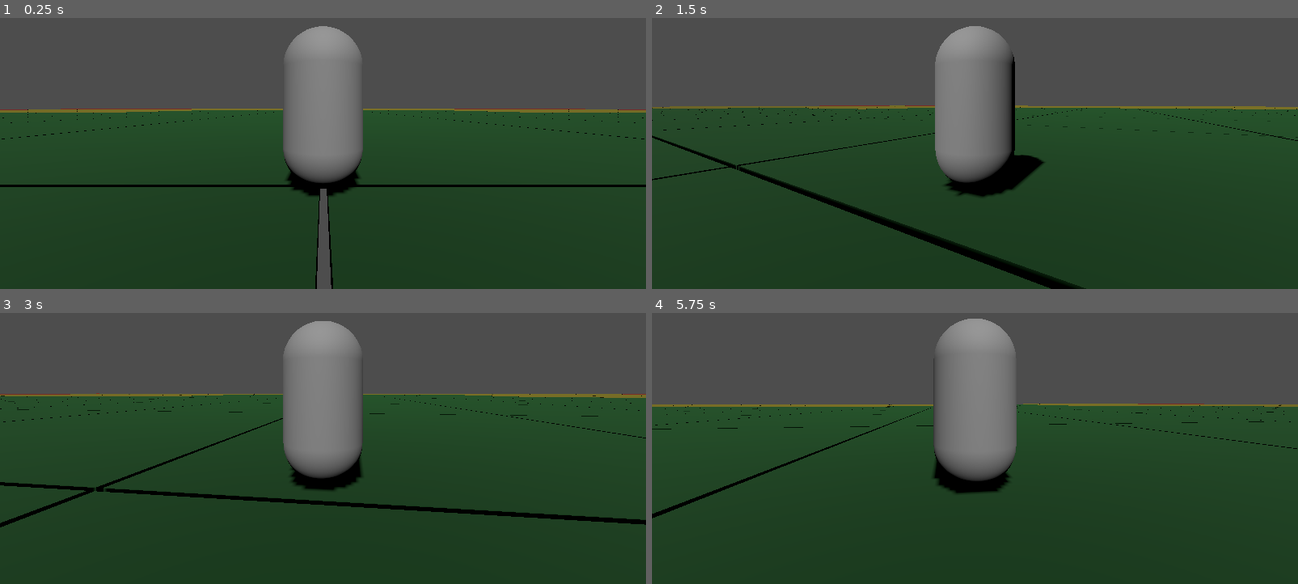
Above: before the commit, frames 1-4 (two rows, left to right).
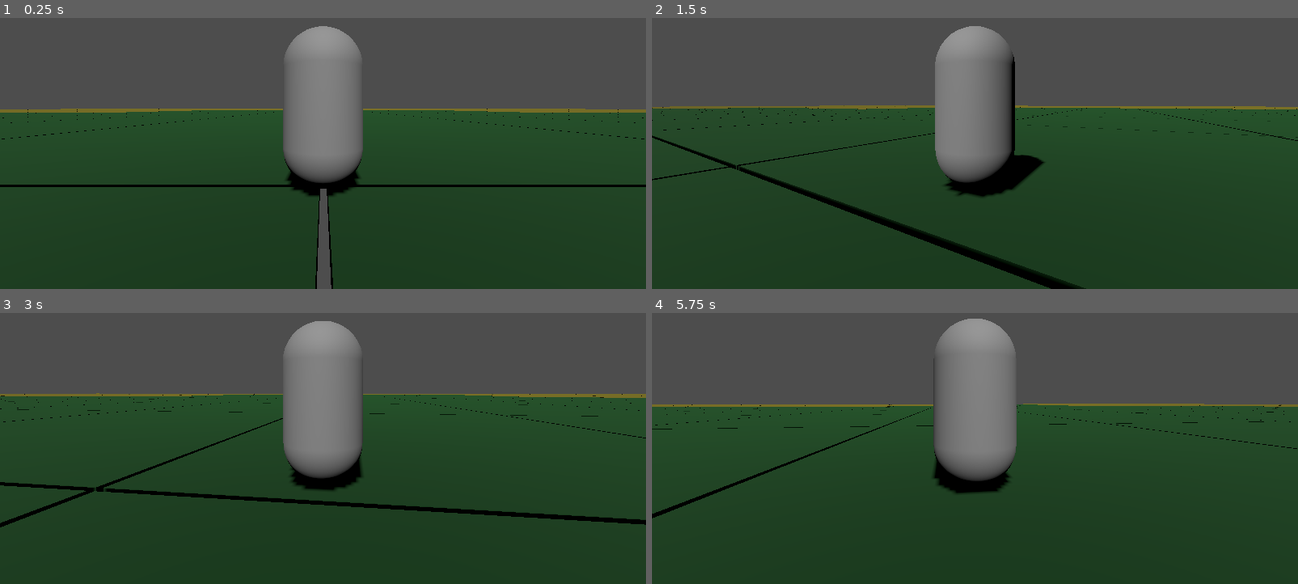
Above: after the commit, the same moments.

Repository: xwilson03/OpenWorldTest
Game: Godot game, scene res://scenes/root.tscn
Two runs of this game, one before a commit and one after it. Both use one fixed random seed, a clock stepped at 60 frames per second and the inputs below.
Inputs (mouse positions are in pixels of both pictures, inside the frame that each line leads up to):
- Up to frame 1 (0.25 s): no input
- Up to frame 2 (1.5 s): tap Enter at 0.5 s; move the mouse to (1007, 104) at 0.52 s; hold W (move_forward) from 0.53 s (still down); tap Mouse wheel up (zoom_in) at 0.6 s; tap Space (jump) at 0.77 s; move the mouse to (942, 110) at 1.27 s; tap Mouse wheel down (zoom_out) at 1.35 s
- Up to frame 3 (3 s): keep holding W (move_forward); tap Space (jump) at 1.52 s; move the mouse to (335, 397) at 2.02 s; tap Mouse wheel up (zoom_in) at 2.1 s; move the mouse to (316, 407) at 2.77 s; tap Mouse wheel down (zoom_out) at 2.85 s
- Up to frame 4 (5.75 s): keep holding W (move_forward); tap Space (jump) at 3.02, 3.77, 4.52 s; move the mouse to (1020, 407) at 3.52 s; tap Mouse wheel up (zoom_in) at 3.6, 5.1 s; move the mouse to (923, 397) at 4.27 s; tap Mouse wheel down (zoom_out) at 4.35 s; move the mouse to (981, 402) at 5.02 s

The runs differ from the first frame. In frame 1, 0.1% of the frame differs, in the area x 0-100%, y 33-35%; in frame 2, less than 0.1%; in frame 3, less than 0.1%; in frame 4, less than 0.1%.

Commit message:
makes lod distances cumulative

Diff:
--- a/scripts/chunk.gd
+++ b/scripts/chunk.gd
@@ -23,12 +23,17 @@
 func _on_player_xz(pos: Vector2) -> void:
     var dist_to_player: float = (pos - Vector2(position.x, position.z)).length()
 
-    if (dist_to_player <= Globals.high_lod_distance):
+    dist_to_player -= Globals.high_lod_distance
+    if (dist_to_player <= 0):
         set_lod(LOD.HIGH)
-    elif (dist_to_player <= Globals.medium_lod_distance):
+        return
+
+    dist_to_player -= Globals.medium_lod_distance
+    if (dist_to_player <= 0):
         set_lod(LOD.MEDIUM)
-    else:
-        set_lod(LOD.LOW)
+        return
+
+    set_lod(LOD.LOW)
 
 func set_lod(new_lod: LOD) -> void:
 
